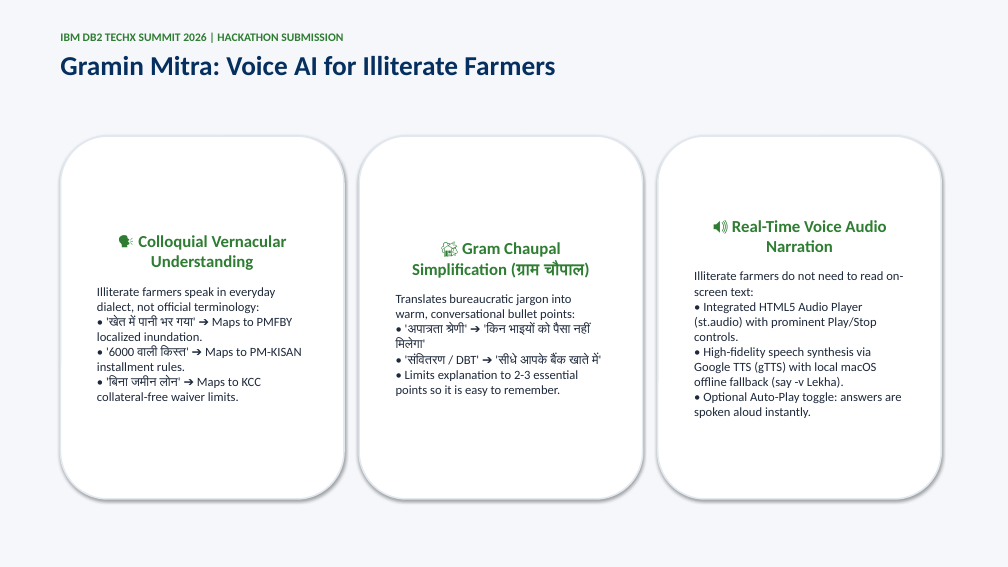
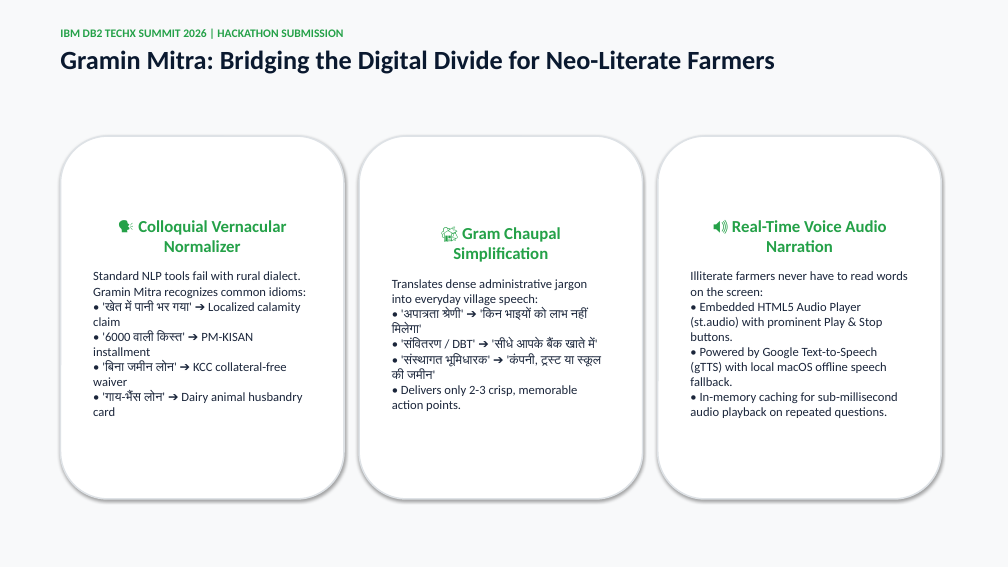
Before and after one commit to KunalGolaIBM/IBM_Db2_TechX_Project_Submission, a slide deck: slide 7 of submissions/kisan-mitra/docs/Kisan_Mitra_IBM_Db2_Presentation.pptx (slide 6 before the commit). Drawn at 1008x567 pixels with LibreOffice and Linux fonts; fonts in the diff are those of the drawing. Boxes give left, top, right and bottom in pixels: in the first picture for what was removed or moved away, otherwise in the second. Text is boxed around its words. In the diff, an @@ line names an element or a change of style, - is before the commit and + after.

Commit message:
docs: upgrade to high-impact interactive 12-slide presentation with UI mockup and clickable links

```diff
--- a/submissions/kisan-mitra/docs/Kisan_Mitra_IBM_Db2_Presentation.pptx
+++ b/submissions/kisan-mitra/docs/Kisan_Mitra_IBM_Db2_Presentation.pptx
@@ rectangle at (0,0,1008,567): fill #F5F7FA to #F8F9FA @@
@@ text at (60,29,343,37): text colour #2E7D32 to #24A148 in "IBM DB2 TECHX SUMMIT 2026 | HACKATHON ..." @@
@@ text at (60,50,775,74): text changed; size 26 to 25 pt; text colour #052F5F to #0A192F @@
-Gramin Mitra: Voice AI for Illiterate Farmers
+Gramin Mitra: Bridging the Digital Divide for Neo-Literate Farmers
@@ outline #E2E8F0 1.5 pt to #DEE2E6 1.5 pt in 3 elements at (60,136,344,499), (359,136,643,499), (658,136,941,499) @@
@@ text in rounded rectangle at (93,220,306,416): text changed; text colour #1E293B to #1B263B @@
-🗣️ Colloquial Vernacular Understanding
-Illiterate farmers speak in everyday dialect, not official terminology:
-• 'खेत में पानी भर गया' ➔ Maps to PMFBY localized inundation.
-• '6000 वाली किस्त' ➔ Maps to PM-KISAN installment rules.
-• 'बिना जमीन लोन' ➔ Maps to KCC collateral-free waiver limits.
+🗣️ Colloquial Vernacular Normalizer
+Standard NLP tools fail with rural dialect. Gramin Mitra recognizes common idioms:
+• 'खेत में पानी भर गया' ➔ Localized calamity claim
+• '6000 वाली किस्त' ➔ PM-KISAN installment
+• 'बिना जमीन लोन' ➔ KCC collateral-free waiver
+• 'गाय-भैंस लोन' ➔ Dairy animal husbandry card
@@ text in rounded rectangle at (392,227,601,411): text changed; text colour #1E293B to #1B263B @@
-🏡 Gram Chaupal Simplification (ग्राम चौपाल)
-Translates bureaucratic jargon into warm, conversational bullet points:
-• 'अपात्रता श्रेणी' ➔ 'किन भाइयों को पैसा नहीं मिलेगा'
-• 'संवितरण / DBT' ➔ 'सीधे आपके बैंक खाते में'
-• Limits explanation to 2-3 essential points so it is easy to remember.
+🏡 Gram Chaupal Simplification
+Translates dense administrative jargon into everyday village speech:
+• 'अपात्रता श्रेणी' ➔ 'किन भाइयों को लाभ नहीं मिलेगा'
+• 'संवितरण / DBT' ➔ 'सीधे आपके बैंक खाते में'
+• 'संस्थागत भूमिधारक' ➔ 'कंपनी, ट्रस्ट या स्कूल की जमीन'
+• Delivers only 2-3 crisp, memorable action points.
@@ text in rounded rectangle at (732,220,886,252): text colour #2E7D32 to #24A148 in "🔊 Real-Time Voice Audio Narration" @@
@@ text in rounded rectangle at (690,271,908,418): text changed; text colour #1E293B to #1B263B @@
-Illiterate farmers do not need to read on-screen text:
-• Integrated HTML5 Audio Player (st.audio) with prominent Play/Stop controls.
-• High-fidelity speech synthesis via Google TTS (gTTS) with local macOS offline fallback (say -v Lekha).
-• Optional Auto-Play toggle: answers are spoken aloud instantly.
+Illiterate farmers never have to read words on the screen:
+• Embedded HTML5 Audio Player (st.audio) with prominent Play & Stop buttons.
+• Powered by Google Text-to-Speech (gTTS) with local macOS offline speech fallback.
+• In-memory caching for sub-millisecond audio playback on repeated questions.
```
Also in this commit, not shown: 7 other slides changed, 4 slides added, 2 slides removed.
